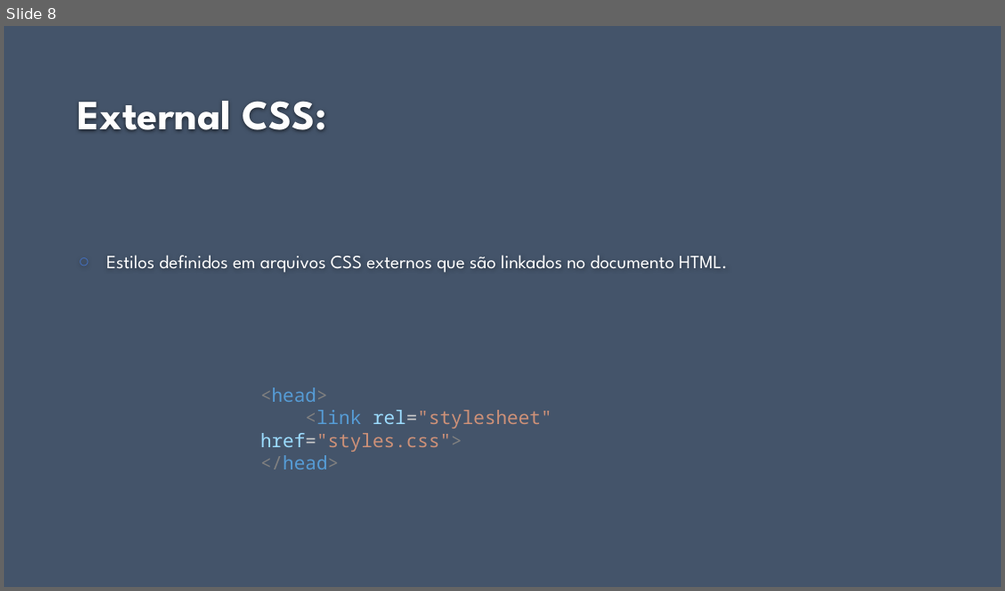
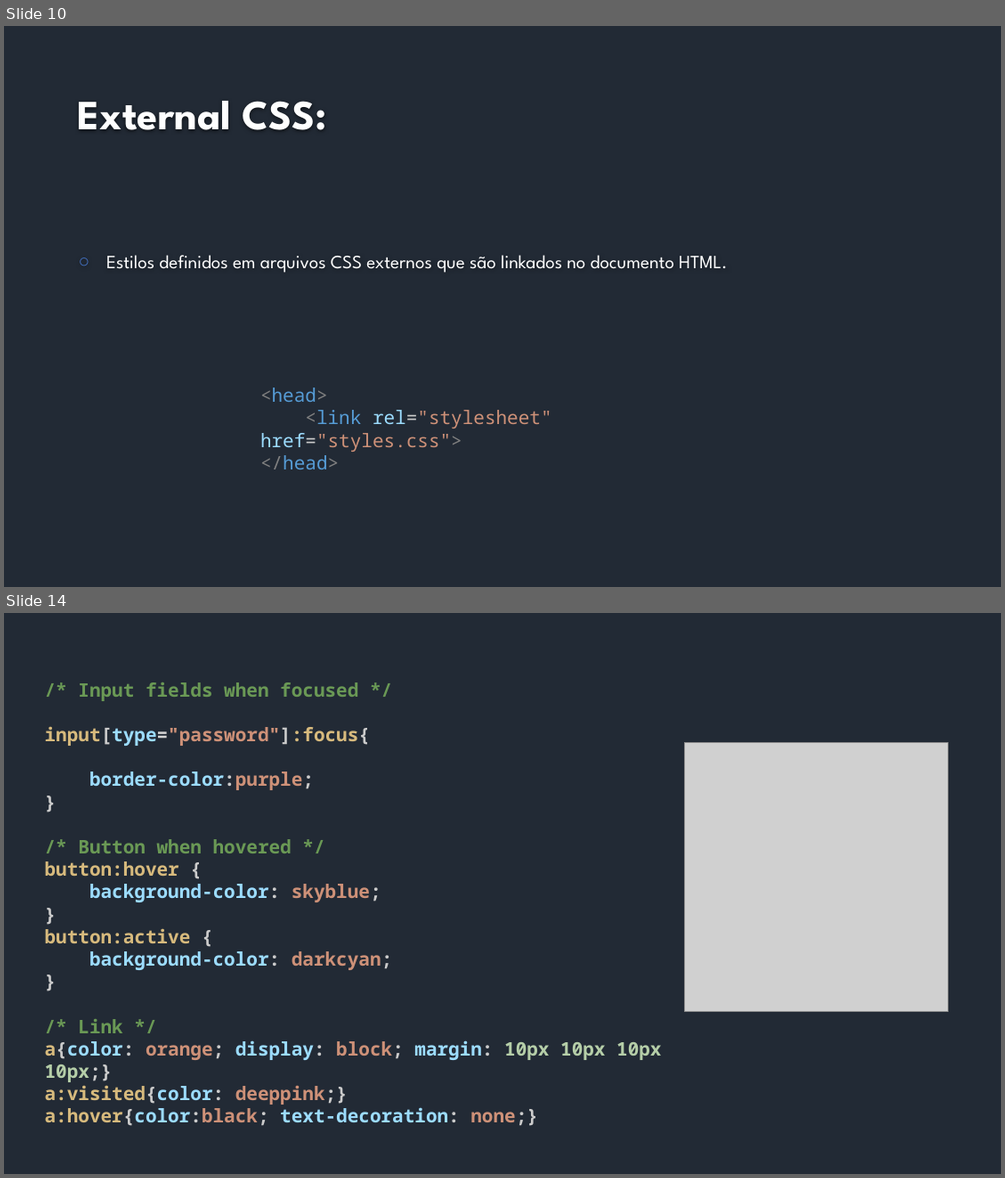
Before and after one commit to fabio-sudo/Curso_JS, a slide deck: HTML_CSS/Material_Html/Intermediário/7 - CSS.pptx. Shown one above the other, each under a label of ours: slide 8 before the commit, slides 10 and 14 after it; the slides between them are not shown. The pictures are 1005x591 and 1005x1178 pixels, drawn with LibreOffice and Linux fonts; fonts in the diff are those of the drawing; grey boxes stand for pictures; background and template pictures are left out. Boxes give left, top, right and bottom in pixels: in the first picture for what was removed or moved away, otherwise in the second. Text is boxed around its words. In the diff, an @@ line names an element or a change of style, - is before the commit and + after.

```diff
--- a/HTML_CSS/Material_Html/Intermediário/7 - CSS.pptx
+++ b/HTML_CSS/Material_Html/Intermediário/7 - CSS.pptx
@@ slide 14 added at (4,613,1001,1174), background #222A35 @@
@@ text added at (45,682,661,1126), 18 pt, text #9CDCFE, bold @@
+/* Input fields when focused */
+input[type="password"]:focus{
+border-color:purple;
+}
+/* Button when hovered */
+button:hover {
+background-color: skyblue;
+}
+button:active {
+background-color: darkcyan;
+}
+/* Link */
+a{color: orange; display: block; margin: 10px 10px 10px 10px;}
+a:visited{color: deeppink;}
+a:hover{color:black; text-decoration: none;}
@@ picture added at (685,742,948,1012) @@
@@ what was slide 8 is now slide 10 @@
@@ slide 10 changed as well @@
@@ background #44546A to #222A35 @@
```
Also in this commit, not shown: 7 other slides changed, 9 other slides added, 8 other files.
